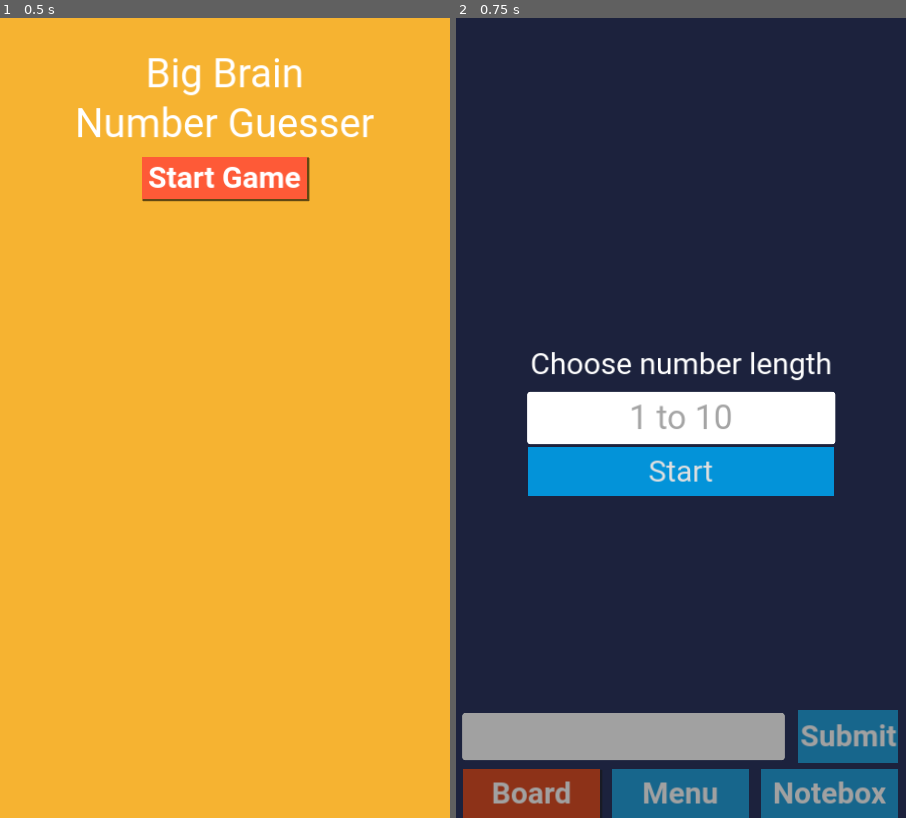
Above: before the commit, frames 1-2 (left to right).
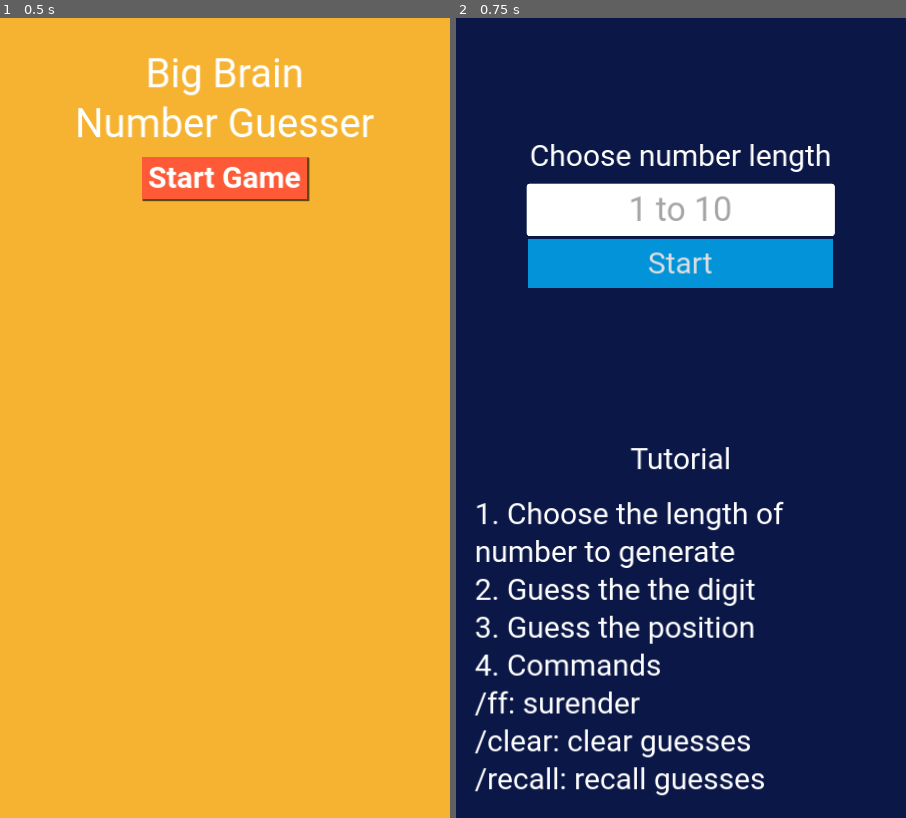
Above: after the commit, the same moments.

Repository: thaiminh2022/BigbrainNumberGuesser
Game: Godot game, scene res://scenes/main_menu.tscn
The game is run twice, just before and just after one commit, with the same random seed, the same clock (stepped at 60 frames per second) and the same inputs.
Inputs:
- Up to frame 1 (0.5 s): no input
- Up to frame 2 (0.75 s): click "Start Game" at 0.5 s

Frame 1 is identical in both runs. In frame 2, 34% of the frame differs, in the area x 1-99%, y 15-100%.

Commit message:
playable game

Diff:
--- a/scenes/main.tscn
+++ b/scenes/main.tscn
@@ -170,7 +170,7 @@
 
 [node name="Button2" type="Button" parent="CanvasLayer/MainInteraction/VBoxContainer/TabBtns"]
 layout_mode = 2
-size_flags_horizontal = 3
+size_flags_horizontal = 4
 toggle_mode = true
 text = "Page 2"
 
@@ -190,8 +190,8 @@
 grow_vertical = 2
 theme = ExtResource("7_8y1ee")
 script = ExtResource("5_hyyie")
-number_line_edit = NodePath("VBoxContainer/LineEditNumber")
-submit_btn = NodePath("VBoxContainer/Button")
+number_line_edit = NodePath("MarginContainer/Content/Number Len input/LineEditNumber")
+submit_btn = NodePath("MarginContainer/Content/Number Len input/Button")
 
 [node name="ColorOverlay" type="ColorRect" parent="CanvasLayer/NewGameOverlay"]
 layout_mode = 1
@@ -200,29 +200,38 @@
 anchor_bottom = 1.0
 grow_horizontal = 2
 grow_vertical = 2
-color = Color(0.188235, 0.188235, 0.188235, 0.454902)
-
-[node name="VBoxContainer" type="VBoxContainer" parent="CanvasLayer/NewGameOverlay"]
-layout_mode = 1
-anchors_preset = 8
-anchor_left = 0.5
-anchor_top = 0.5
-anchor_right = 0.5
-anchor_bottom = 0.5
-offset_left = -20.0
-offset_top = -20.0
-offset_right = 20.0
-offset_bottom = 20.0
-grow_horizontal = 2
-grow_vertical = 2
+color = Color(0.0431373, 0.0901961, 0.278431, 1)
+
+[node name="MarginContainer" type="MarginContainer" parent="CanvasLayer/NewGameOverlay"]
+layout_mode = 1
+anchors_preset = 15
+anchor_right = 1.0
+anchor_bottom = 1.0
+grow_horizontal = 2
+grow_vertical = 2
+theme_override_constants/margin_left = 30
+theme_override_constants/margin_top = 10
+theme_override_constants/margin_right = 30
+theme_override_constants/margin_bottom = 30
+
+[node name="Content" type="VBoxContainer" parent="CanvasLayer/NewGameOverlay/MarginContainer"]
+layout_mode = 2
+theme_override_constants/separation = 50
+
+[node name="Number Len input" type="VBoxContainer" parent="CanvasLayer/NewGameOverlay/MarginContainer/Content"]
+layout_mode = 2
+size_flags_horizontal = 4
+size_flags_vertical = 6
 theme_override_constants/separation = 20
 
-[node name="Label" type="Label" parent="CanvasLayer/NewGameOverlay/VBoxContainer"]
-layout_mode = 2
+[node name="Label" type="Label" parent="CanvasLayer/NewGameOverlay/MarginContainer/Content/Number Len input"]
+layout_mode = 2
+size_flags_vertical = 6
 text = "Choose number length"
 
-[node name="LineEditNumber" type="LineEdit" parent="CanvasLayer/NewGameOverlay/VBoxContainer"]
-layout_mode = 2
+[node name="LineEditNumber" type="LineEdit" parent="CanvasLayer/NewGameOverlay/MarginContainer/Content/Number Len input"]
+layout_mode = 2
+size_flags_vertical = 6
 tooltip_text = "gay loord
 "
 placeholder_text = "1 to 10"
@@ -233,9 +242,32 @@
 min_value = 1
 max_value = 10
 
-[node name="Button" type="Button" parent="CanvasLayer/NewGameOverlay/VBoxContainer"]
-layout_mode = 2
+[node name="Button" type="Button" parent="CanvasLayer/NewGameOverlay/MarginContainer/Content/Number Len input"]
+layout_mode = 2
+size_flags_vertical = 6
 text = "Start"
+
+[node name="Tutorial" type="VBoxContainer" parent="CanvasLayer/NewGameOverlay/MarginContainer/Content"]
+layout_mode = 2
+size_flags_vertical = 10
+theme_override_constants/separation = 30
+
+[node name="Label" type="Label" parent="CanvasLayer/NewGameOverlay/MarginContainer/Content/Tutorial"]
+layout_mode = 2
+size_flags_horizontal = 4
+text = "Tutorial"
+
+[node name="Label2" type="Label" parent="CanvasLayer/NewGameOverlay/MarginContainer/Content/Tutorial"]
+custom_minimum_size = Vector2(100, 0)
+layout_mode = 2
+text = "1. Choose the length of number to generate
+2. Guess the the digit
+3. Guess the position
+4. Commands
+/ff: surender
+/clear: clear guesses
+/recall: recall guesses"
+autowrap_mode = 2
 
 [node name="EndGameDisplay" type="Control" parent="CanvasLayer" node_paths=PackedStringArray("number_guess_amount", "position_guess_amount", "total_guess_amount", "end_game_state_display", "stats_display", "open_stat_btn")]
 visible = false
@@ -264,7 +296,7 @@
 offset_right = 4.0
 offset_bottom = 8.0
 grow_horizontal = 2
-text = "Reopen display"
+text = "Result"
 
 [node name="Stats" type="Button" parent="CanvasLayer/EndGameDisplay"]
 layout_mode = 1
